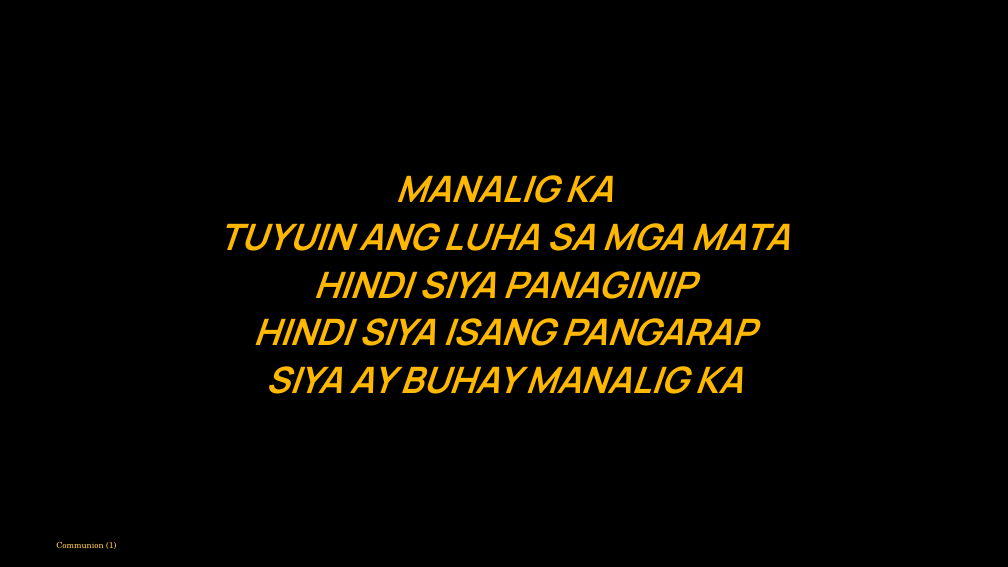
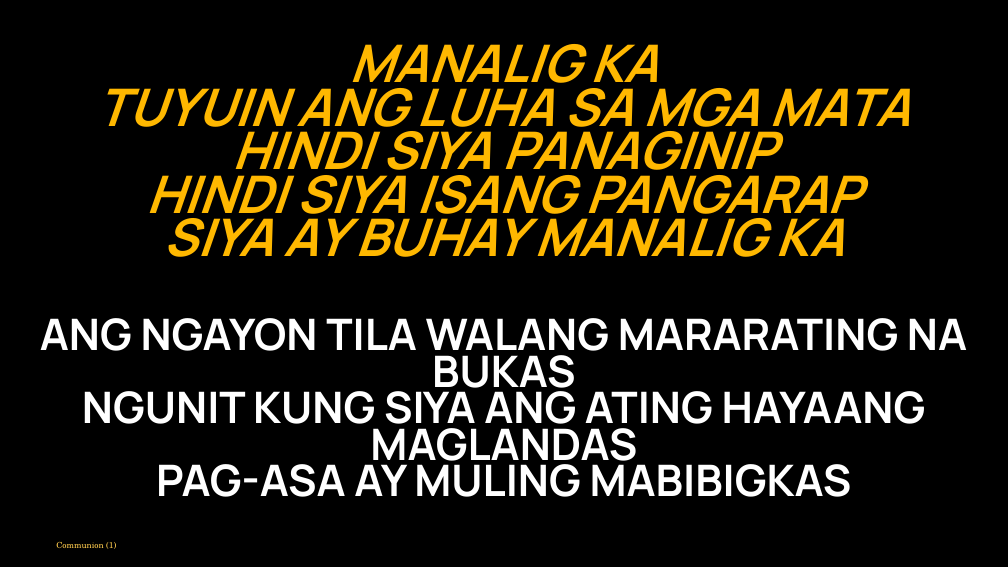
Before and after one commit to divinogabriel9/verbum, a slide deck: slide 60 of outputs/GFCC7Jun2026_TheSolemnityoftheMostHolyBodyandBloodofChrist.pptx (slide 65 before the commit). Drawn at 1008x567 pixels with LibreOffice and Linux fonts; fonts in the diff are those of the drawing. Boxes give left, top, right and bottom in pixels: in the first picture for what was removed or moved away, otherwise in the second. Text is boxed around its words. In the diff, an @@ line names an element or a change of style, - is before the commit and + after.

```diff
--- a/outputs/GFCC7Jun2026_TheSolemnityoftheMostHolyBodyandBloodofChrist.pptx
+++ b/outputs/GFCC7Jun2026_TheSolemnityoftheMostHolyBodyandBloodofChrist.pptx
@@ text "MANALIG KA": place and size @@
-text "MANALIG KA" at <box>218,175,790,394</box>
+text "MANALIG KA" at <box>97,44,911,257</box>
@@ text "MANALIG KA" at <box>97,44,911,257</box>: size 52 to 74 pt; line spacing 1 to 0.7; less space between paragraphs @@
@@ text added at <box>40,318,967,497</box>, 62 pt, text #FFFFFF, bold @@
+ANG NGAYON TILA WALANG MARARATING NA BUKAS
+NGUNIT KUNG SIYA ANG ATING HAYAANG MAGLANDAS
+PAG-ASA AY MULING MABIBIGKAS
```
Also in this commit, not shown: 12 other slides changed, 11 slides removed, 11 other files.
